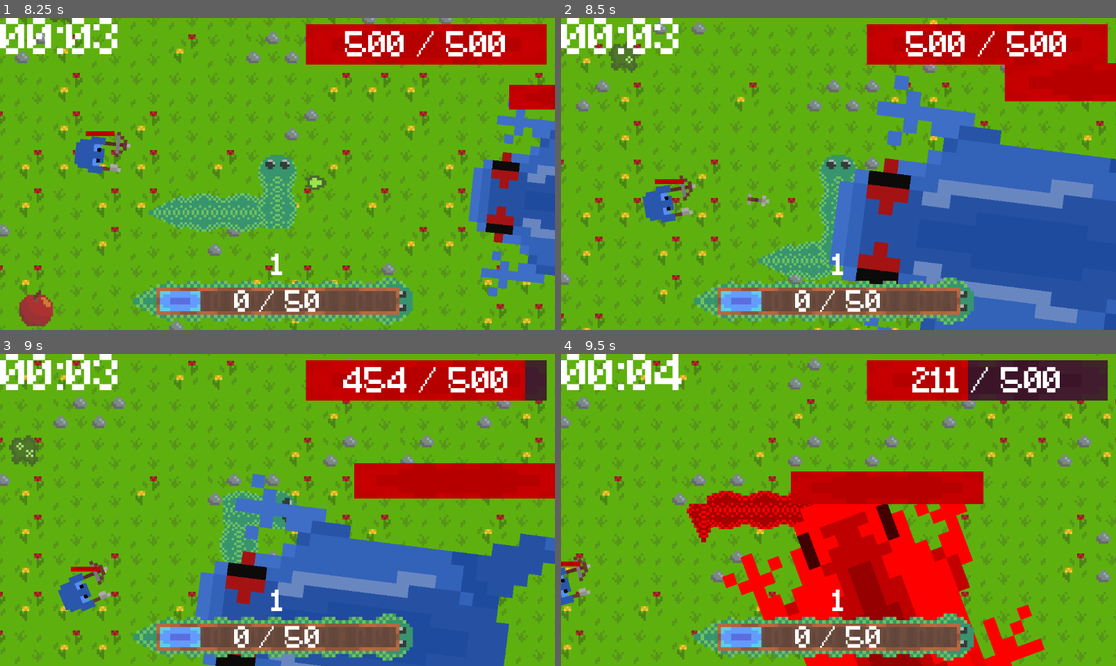
Above: before the commit, frames 1-4 (two rows, left to right).
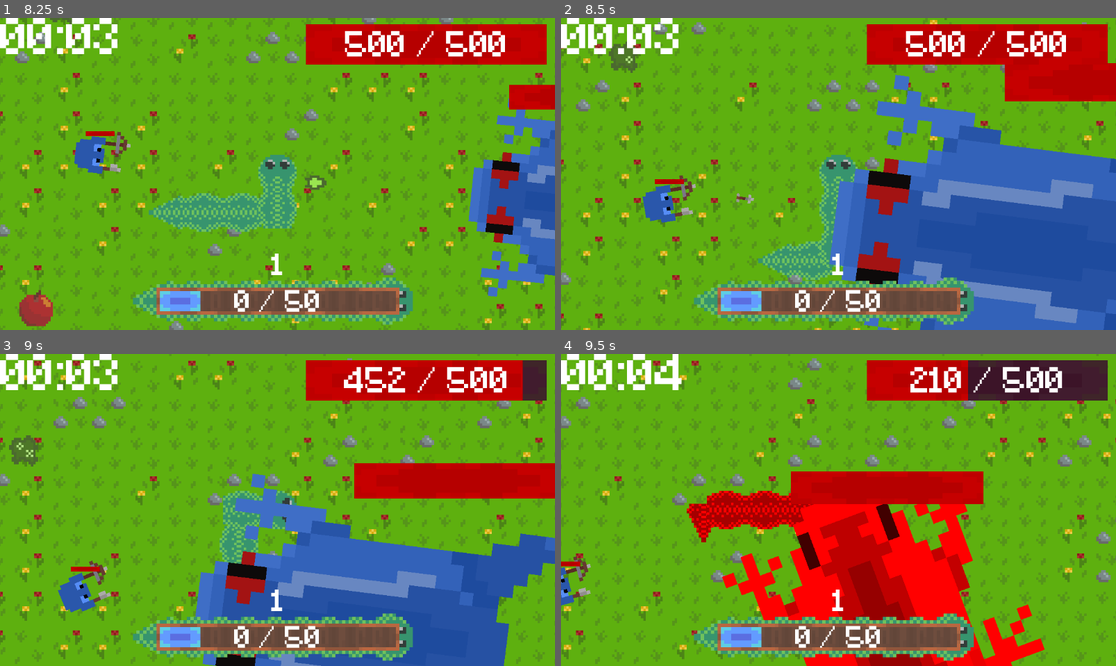
Above: after the commit, the same moments.

Repository: EdWinMaster0/ProjectSnake
Game: Godot game, scene res://scenes/Menu.tscn
Same seed, same stepped clock (60 frames per second), same inputs: the game is played once before the commit and once after it.
Inputs (mouse positions are in pixels of both pictures, inside the frame that each line leads up to):
- Up to frame 1 (8.25 s): click "Start" at 0.5 s; move the mouse to (399, 158) at 1.27 s; hold D (Right) 1.28-2.03 s; tap Space (Action) at 1.35, 2.1, 2.85, 3.6, 4.35, 5.85, 6.6, 7.35, 8.1 s; move the mouse to (166, 189) at 2.02 s; hold S (Down) 2.03-2.78 s; move the mouse to (333, 105) at 2.77 s; hold D (Right) 2.78-3.53 s; move the mouse to (249, 236) at 3.52 s; hold Up (Up) 3.53-4.28 s; move the mouse to (444, 220) at 4.27 s; hold A (Left) 4.28-5 s; click "Play Again" at 5 s; move the mouse to (111, 127) at 5.77 s; hold A (Left) 5.78-6.53 s; move the mouse to (305, 174) at 6.52 s; hold S (Down) 6.53-7.28 s; move the mouse to (194, 96) at 7.27 s; hold D (Right) 7.28-8.03 s; move the mouse to (399, 158) at 8.02 s; hold Up (Up) from 8.03 s (still down)
- Up to frame 2 (8.5 s): keep holding Up (Up)
- Up to frame 3 (9 s): move the mouse to (166, 525) at 8.77 s; release Up (Up) at 8.78 s; hold D (Right) from 8.78 s (still down); tap Space (Action) at 8.85 s
- Up to frame 4 (9.5 s): keep holding D (Right)

Frame 1 is identical in both runs. In frame 2, 0.1% of the frame differs, in the area x 31-38%, y 56-61%; in frame 3, 0.7%; in frame 4, 0.8%, in the area x 62-91%, y 4-13%.

Commit message:
Add files via upload
Added comments to and cleaned up enemy.gd fully
changed EnemyProjectile scale from 5 --> 4

Diff:
--- a/snake-survivors/scenes/Enemy.tscn
+++ b/snake-survivors/scenes/Enemy.tscn
@@ -473,7 +473,7 @@
 texture = ExtResource("1_8qms3")
 hframes = 4
 vframes = 10
-frame = 16
+frame = 8
 
 [node name="Marker2D" type="Marker2D" parent="Sprite2D"]
 position = Vector2(-3.60003, -7.99999)
--- a/snake-survivors/scenes/EnemyProjectile.tscn
+++ b/snake-survivors/scenes/EnemyProjectile.tscn
@@ -59,7 +59,7 @@
 size = Vector2(3.00002, 5.99999)
 
 [node name="EnemyProjectile" type="Area2D"]
-scale = Vector2(5, 5)
+scale = Vector2(4, 4)
 collision_layer = 0
 collision_mask = 4
 linear_damp = 100.0
--- a/snake-survivors/scenes/enemy.gd
+++ b/snake-survivors/scenes/enemy.gd
@@ -103,12 +103,6 @@
 # Attacking cooldown for the enemies
 func _on_timer_timeout() -> void:
 	can_hit= true
-	# Make the player red when hit
-	player.modulate = Color(1, 1, 1)
-	tail.modulate = Color(1, 1, 1)
-	# Segments too
-	for i in range(player.segments.size()):
-		player.segments[i].get_child(0).modulate = Color(1, 1, 1)
 	# Checks every time the enemy hurtbox enters, if the timer is up
 	if isin == true:
 		# Deals damage
@@ -118,20 +112,17 @@
 	# Enemy stops to damage the player
 	can_move = false
 	if can_hit:
-		# Start cooldown
 		$Hurtbox/Timer.start()
 		# Make player red for X Ticks
 		player.stay_red_counter = 30
-		# Can't hit until time's up
 		can_hit = false
-		# Deal damage
 		GlobalVariables.health -= int(damage/def)
 
 
-var is_hurtbox_active = true
-
 func _on_hurtbox_body_entered(body: Node2D) -> void:
+	# Check seperately if enemy is touching the head or segment of the player
 	if body.name == "Player":
+		# Stop the axe II charge
 		is_enraged = false
 		if !is_boss and ai_num == 2:
 			cooldown = max_cooldown
@@ -140,17 +131,22 @@
 		is_enraged = false
 		if !is_boss and ai_num == 2:
 			cooldown = max_cooldown
+		# This is why it is checked seperately, segments have another defense variable to multiply with
 		deal_damage(GlobalVariables.defense * GlobalVariables.scale_toughness)
 
 
 func _on_hurtbox_body_exited(body: Node2D) -> void:
+	# Checked in _on_timer_timeout()
 	isin = false
+	# Enemy can move again
 	if body.name == "Player" or body.name.contains("Segment"):
 		can_move = true
 
 func shoot() -> void:
 	var proj = projectile_scene.instantiate()
+	# Arrow scales with enemy size
 	proj.scale *= scale
+	# Shoot from the crossbow
 	proj.global_position = get_child(0).get_child(0).global_position
 	call_deferred("add_sibling", proj)
 
@@ -162,25 +158,31 @@
 			$Sprite2D.rotation_degrees += 90
 
 func axe_II_ai(delta: float) -> void:
+	# Sets z index to one above the other enemies, so it goes above other enemies when charging
 	$Sprite2D.z_index = 2
 	$AnimationPlayer.play("axe_II_idle")
 	cooldown -= delta
+	# If charge is not ready, walk normally
 	if cooldown > 0:
 		if position.distance_to(player_position) > 3 and can_move:
 			move_and_slide()
 			$Sprite2D.look_at(player_position)
 			$Sprite2D.rotation_degrees += 90
 		$CollisionShape2D.disabled = false
+	# If charge is ready, stand for 1 second
 	elif cooldown > -1:
 		$Sprite2D.look_at(player_position)
 		$Sprite2D.rotation_degrees += 90
+	# If wait is over, charge forward
 	elif cooldown > -3:
+		# Disabling collisionshape so it goes through enemies, but not the player
 		$CollisionShape2D.disabled = true
 		is_enraged = true
 		if position.distance_to(player_position) > 3 and can_move:
 			move_and_slide()
 			$Sprite2D.look_at(player_position)
 			$Sprite2D.rotation_degrees += 90
+	# Reset
 	else:
 		$CollisionShape2D.disabled = false
 		is_enraged = false
@@ -205,6 +207,7 @@
 	$Sprite2D/ShieldSprite.position = Vector2(0, 0)
 	z_index = 100
 	cooldown -= delta
+	# Phase 1
 	if health > max_health/2:
 		if cooldown > 0:
 			$AnimationPlayer.play("boss_idle")
@@ -220,6 +223,7 @@
 			velocity = $Sprite2D.transform.x * speed*3
 			$Sprite2D.rotation_degrees += 90
 			move_and_slide()
+	# Phase 2
 	else:
 		get_parent().is_raining = true
 		if subordinates.size() <= max_subordinates and can_spawn:
@@ -227,6 +231,7 @@
 			get_parent().spawn(3, 1.5, 2, 1, false, false, 2)
 			subordinates.append(get_parent().e)
 			get_parent().e.position = position
+			# Spawn subordinates at boss positon, will be changed
 		else:
 			can_spawn = false
 		for s in subordinates:
@@ -234,7 +239,9 @@
 				subordinates.erase(s)
 		if subordinates.size() <= 0:
 			has_shield = false
+			# Hop
 			cooldown -= delta
+			# Spawn subordinates
 			cooldown_II -= delta
 			if cooldown_II <= 0:
 				can_spawn = true
